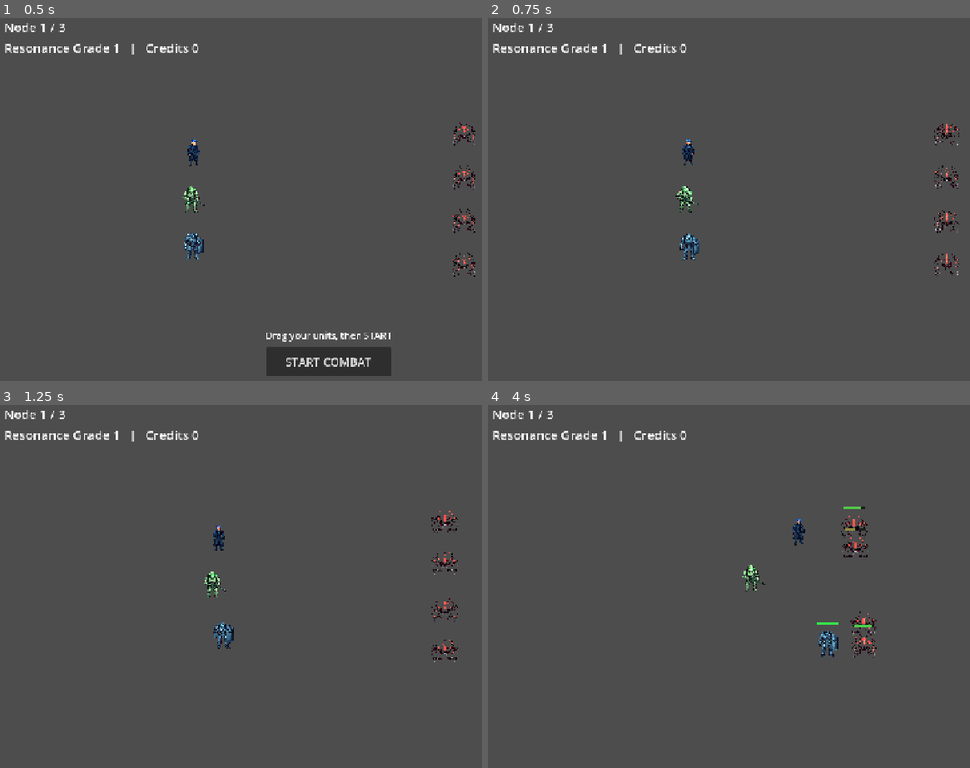
Above: before the commit, frames 1-4 (two rows, left to right).
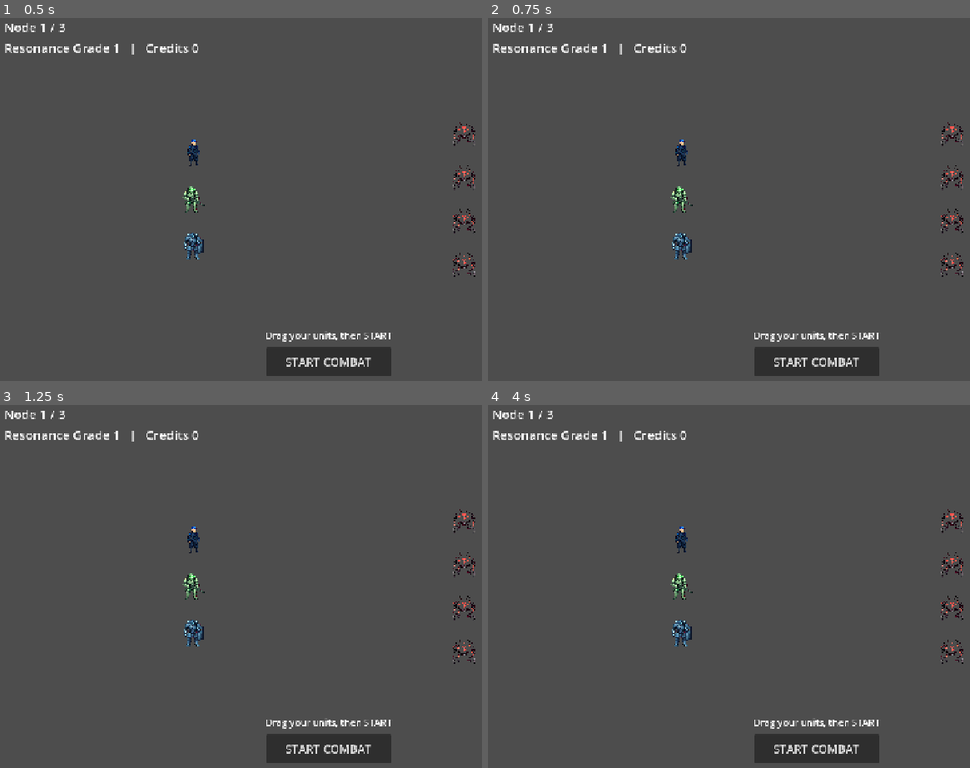
Above: after the commit, the same moments.

Repository: Hwari2929/PROTOCOL-ERRANTEs
Game: Godot game, scene res://scenes/main.tscn
The game is run twice, just before and just after one commit, with the same random seed, the same clock (stepped at 60 frames per second) and the same inputs.
Inputs (mouse positions are in pixels of both pictures, inside the frame that each line leads up to):
- Up to frame 1 (0.5 s): no input
- Up to frame 2 (0.75 s): click "START COMBAT" at 0.5 s
- Up to frame 3 (1.25 s): no input
- Up to frame 4 (4 s): click (815, 749) at 1.25 s, where only the run after the commit has a clickable "START COMBAT"; click (815, 749) at 2 s, where only the run after the commit has a clickable "START COMBAT"; move the mouse to (965, 568) at 2.77 s; click (965, 568) at 2.92 s; drag from (685, 604) to (782, 662) at 3.52 s

Frame 1 is identical in both runs. In frame 2, 3.5% of the frame differs, in the area x 37-99%, y 28-99%; in frame 3, 3.9%; in frame 4, 4.0%, in the area x 37-99%, y 27-99%.

Commit message:
scaffold(team): set_player_team API + TeamSelect node/stub (cycle F)
Co-Authored-By: Claude Opus 4.8 <noreply@anthropic.com>

Diff:
--- a/scenes/main.tscn
+++ b/scenes/main.tscn
@@ -6,6 +6,7 @@
 [ext_resource type="Script" path="res://scripts/battle/battle_session.gd" id="4_sess"]
 [ext_resource type="Script" path="res://scripts/ui/battle_hud.gd" id="5_hud"]
 [ext_resource type="Script" path="res://scripts/ui/prep_panel.gd" id="6_prep"]
+[ext_resource type="Script" path="res://scripts/ui/team_select.gd" id="7_tsel"]
 
 [node name="Main" type="Node2D"]
 
@@ -38,3 +39,10 @@
 anchor_right = 1.0
 anchor_bottom = 1.0
 script = ExtResource("6_prep")
+
+[node name="TeamSelect" type="Control" parent="UI"]
+layout_mode = 3
+anchors_preset = 15
+anchor_right = 1.0
+anchor_bottom = 1.0
+script = ExtResource("7_tsel")
--- a/scripts/battle/battle_field.gd
+++ b/scripts/battle/battle_field.gd
@@ -76,9 +76,29 @@
 
 
 func _spawn_players() -> void:
-	var n: int = PLAYER_TEAM_IDS.size()
+	_spawn_player_ids(PLAYER_TEAM_IDS)
+
+
+## Rebuild the player team from a list of roster ids (used by team selection).
+## Invalid/empty selections fall back to the default trio.
+func set_player_team(ids: Array) -> void:
+	for u in units.get_children():
+		if is_instance_valid(u) and int(u.get("team")) == TEAM_PLAYER:
+			u.queue_free()
+	var valid: Array = []
+	for id in ids:
+		if ROSTER.has(id) and not valid.has(id):
+			valid.append(id)
+	if valid.is_empty():
+		valid = PLAYER_TEAM_IDS
+	_spawn_player_ids(valid)
+	begin_prep()
+
+
+func _spawn_player_ids(ids: Array) -> void:
+	var n: int = ids.size()
 	for i in n:
-		var id: String = PLAYER_TEAM_IDS[i]
+		var id: String = ids[i]
 		var cfg: Dictionary = ROSTER[id]
 		var u: Node2D = _make_unit(TEAM_PLAYER, cfg, id)
 		var offset: float = (float(i) - float(n - 1) / 2.0) * 90.0
--- /dev/null
+++ b/scripts/ui/team_select.gd
@@ -0,0 +1,3 @@
+extends Control
+## 팀 편성 오버레이 — SCAFFOLD STUB. FF1 implements.
+## Pick exactly 3 of the 5 classes, then CONFIRM to build the player team.
Not shown: 1 places in scenes/main.tscn that only renumber resources
Not shown, added: scripts/ui/team_select.gd.uid
